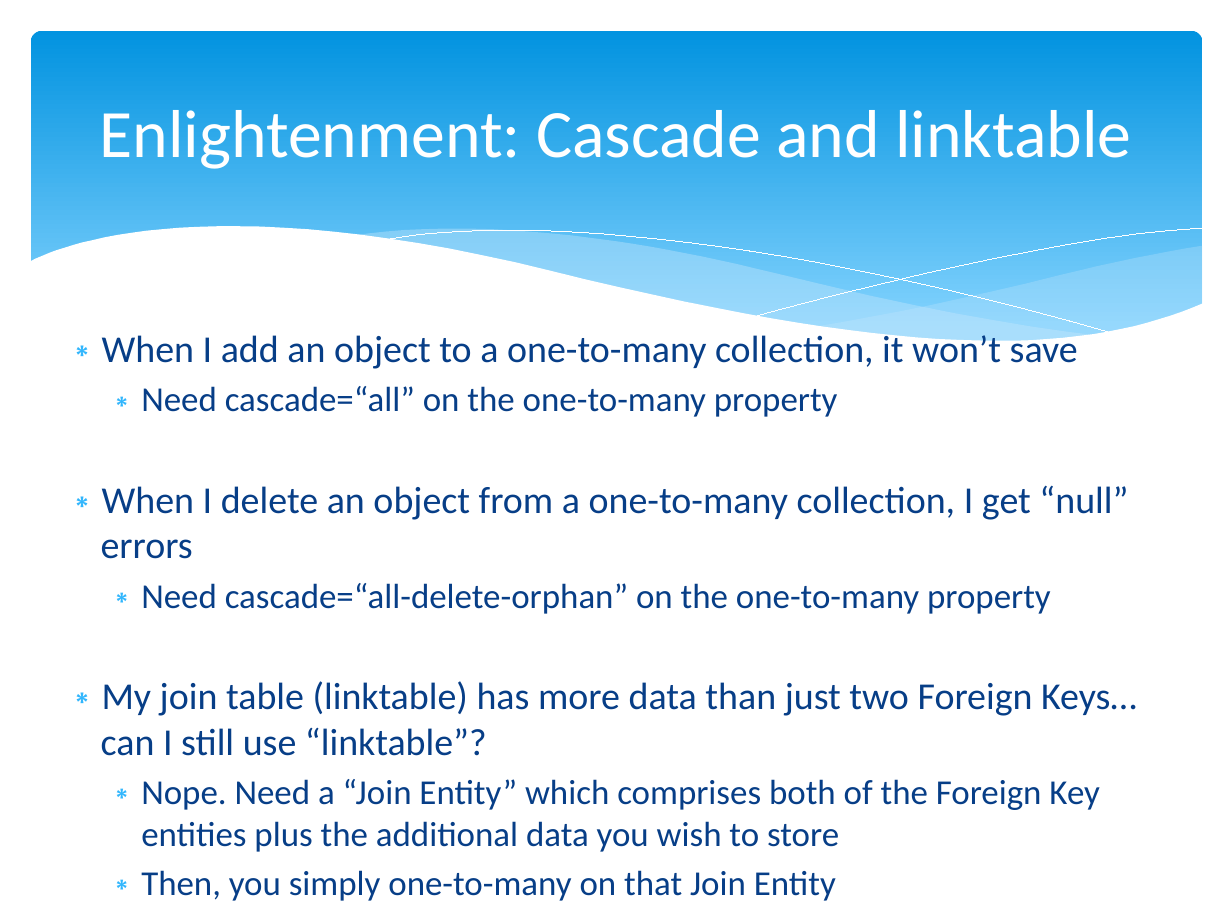
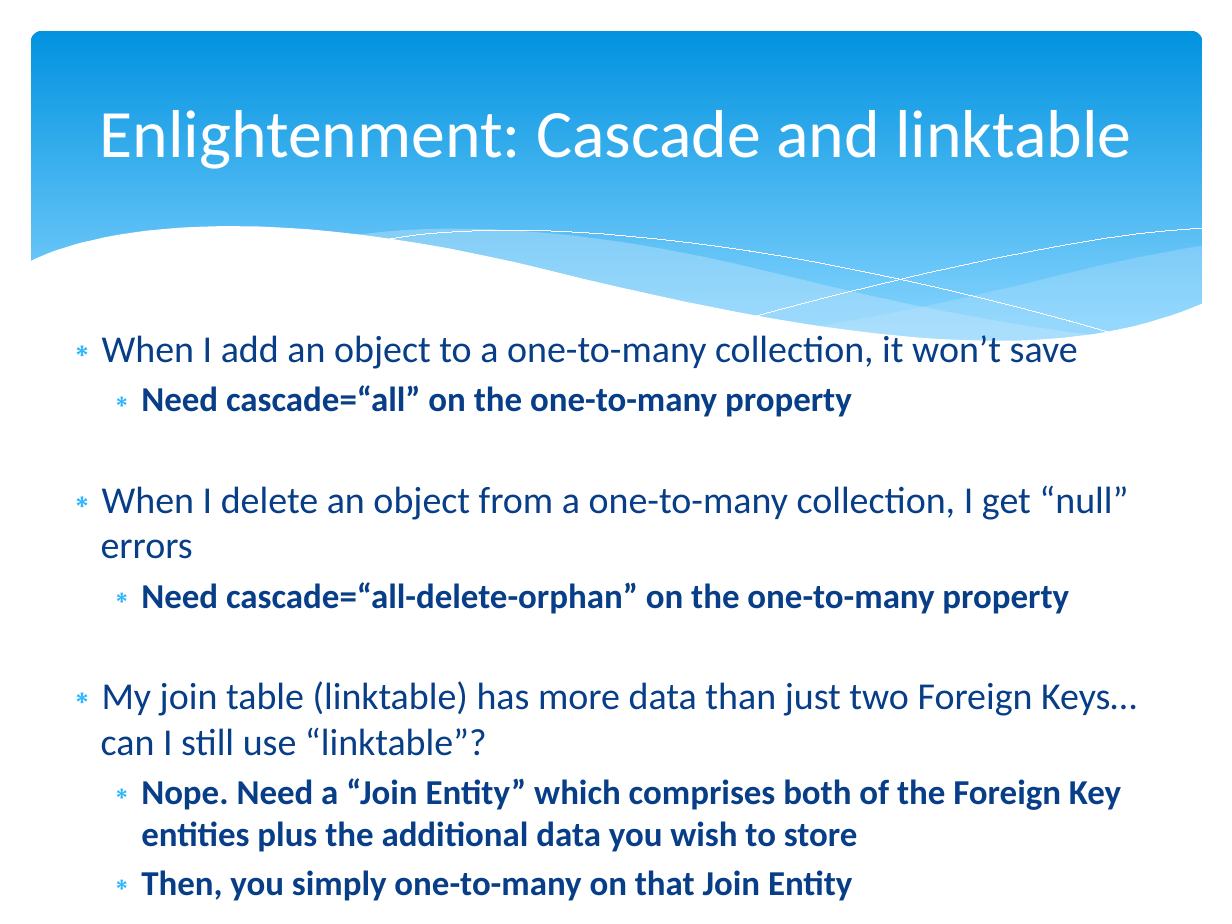
Before and after one commit to marcesher/mxunit-cfmeetups, a slide deck: slide 41 of CFObjective_ORMZen/preso/orm_zen.ppt.pptx. Drawn at 1232x924 pixels with LibreOffice and Linux fonts; fonts in the diff are those of the drawing. Boxes give left, top, right and bottom in pixels: in the first picture for what was removed or moved away, otherwise in the second. Text is boxed around its words. In the diff, an @@ line names an element or a change of style, - is before the commit and + after.

```diff
--- a/CFObjective_ORMZen/preso/orm_zen.ppt.pptx
+++ b/CFObjective_ORMZen/preso/orm_zen.ppt.pptx
@@ text at [141,385,1121,901]: bold on in "Need cascade=“all” on the one-to-many property", "Need cascade=“all-delete-orphan” on the one-to-many property", "Nope. Need a “Join Entity” which comprises ...", "Then, you simply one-to-many on that Join ..." @@
```
Also in this commit, not shown: 7 other files.
